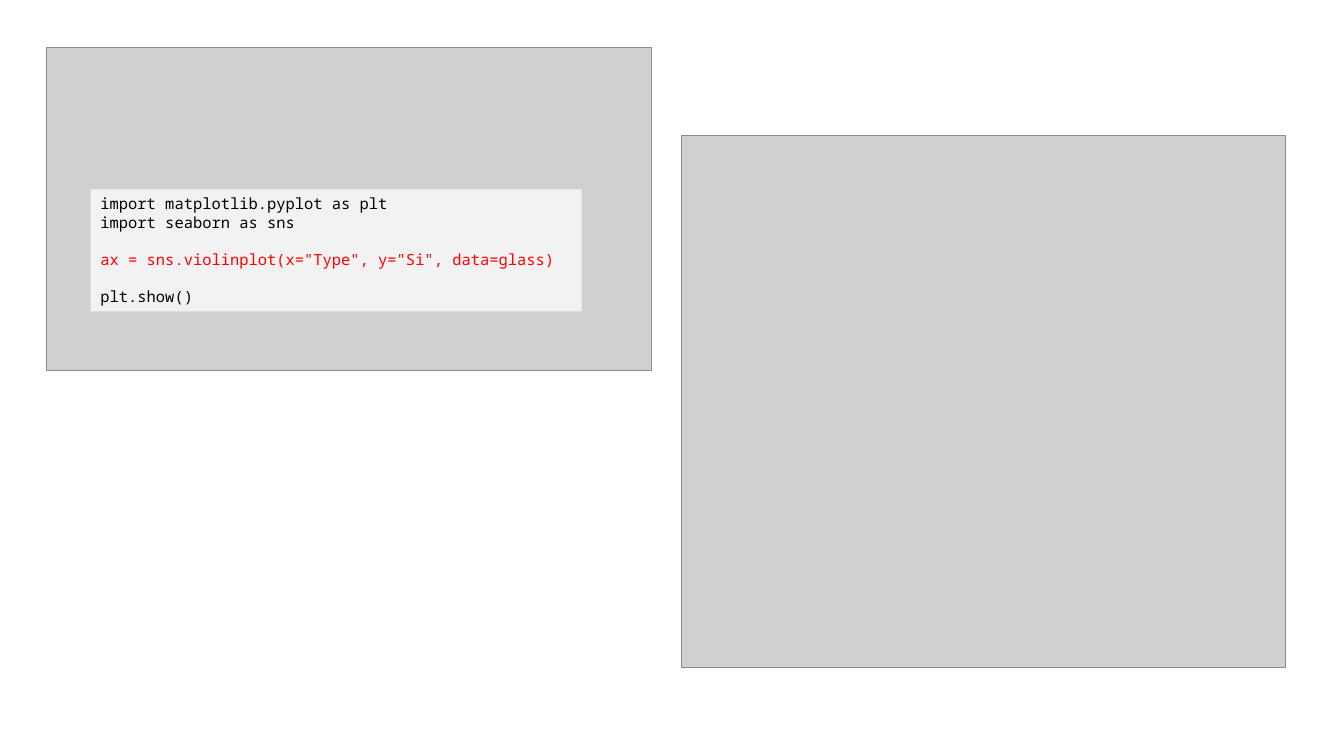
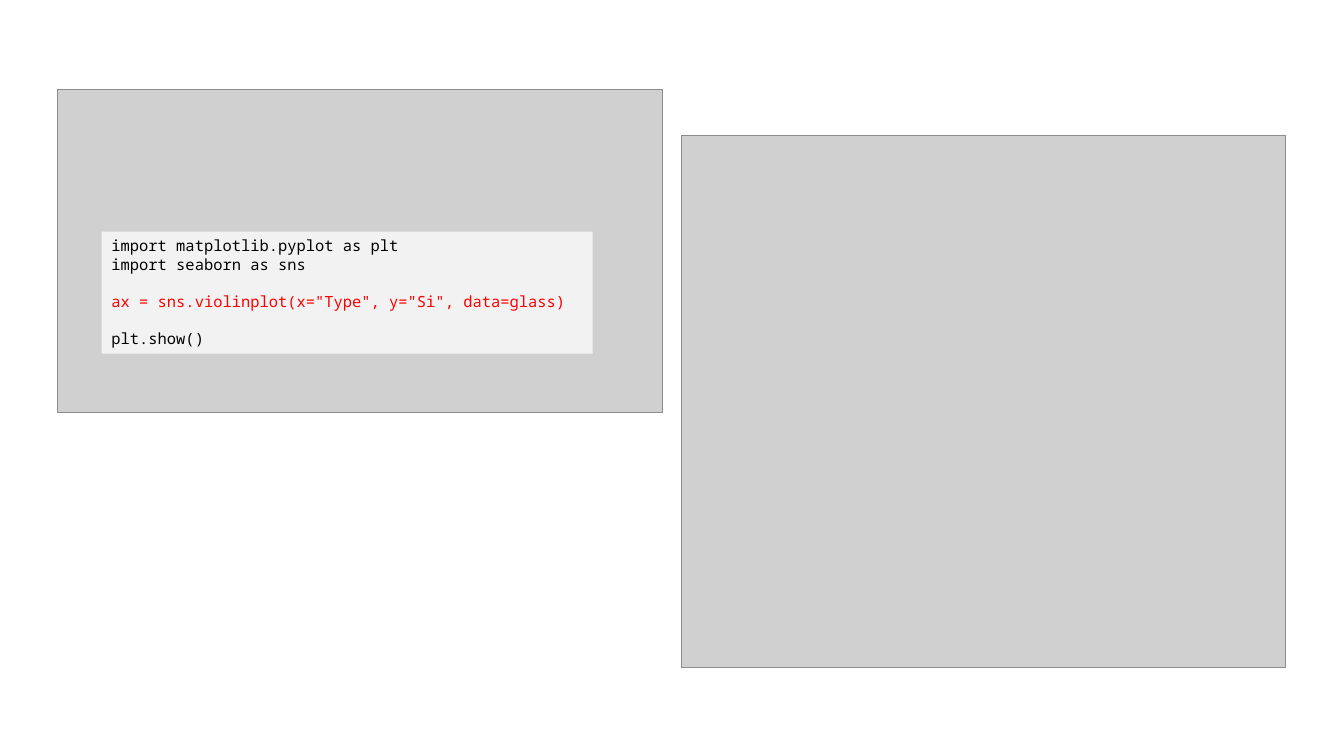
Before and after one commit to JNYH/DataCamp_Assessment, a slide deck: slide 5 of Statistical_Experimentation.pptx. Drawn at 1344x756 pixels with LibreOffice and Linux fonts; fonts in the diff are those of the drawing; grey boxes stand for pictures. Boxes give left, top, right and bottom in pixels: in the first picture for what was removed or moved away, otherwise in the second. Text is boxed around its words. In the diff, an @@ line names an element or a change of style, - is before the commit and + after.

```diff
--- a/Statistical_Experimentation.pptx
+++ b/Statistical_Experimentation.pptx
@@ picture: place and size @@
-picture at [47,47,652,371]
+picture at [57,90,662,413]
@@ rectangle "import matplotlib.pyplot as plt": place and size @@
-rectangle "import matplotlib.pyplot as plt" at [91,190,582,312]
+rectangle "import matplotlib.pyplot as plt" at [102,232,593,354]
```
Also in this commit, not shown: 11 other slides changed, 29 slides added, 4 slides removed.
